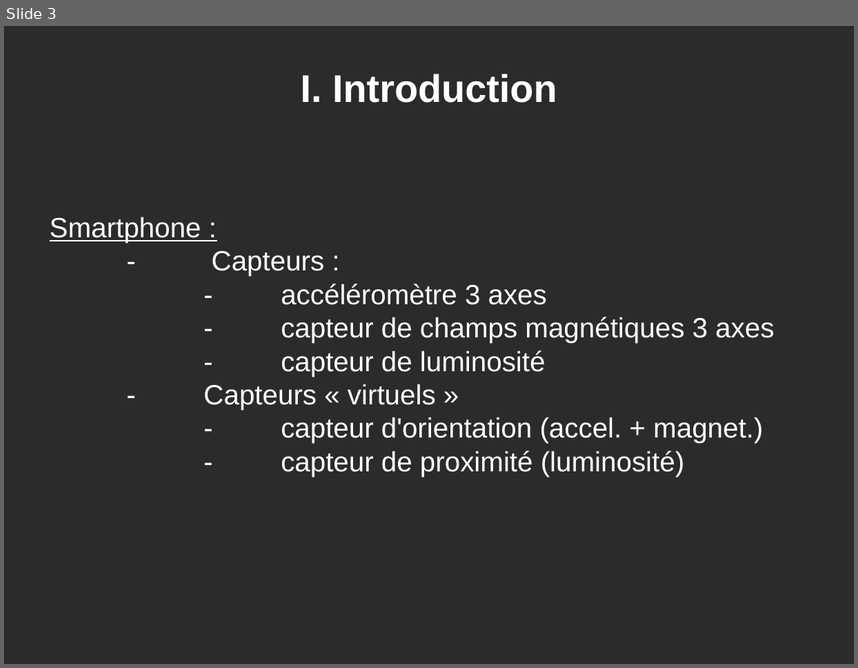
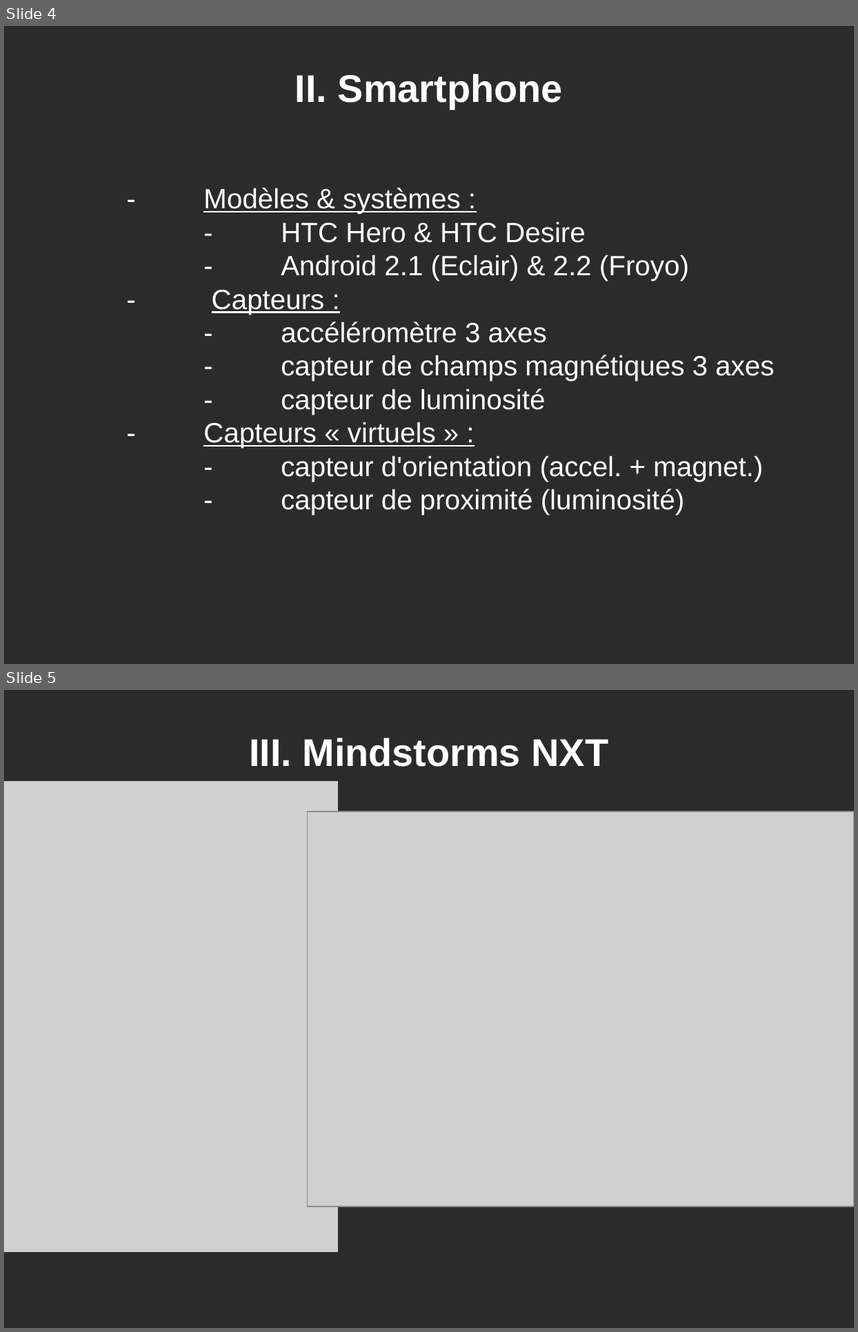
Before and after one commit to Jiboo/bluestorm, a slide deck: docs/slides.odp. Shown one above the other, each under a label of ours: slide 3 before the commit, slides 4 and 5 after it. The pictures are 858x668 and 858x1332 pixels, drawn with LibreOffice and Linux fonts; fonts in the diff are those of the drawing; grey boxes stand for pictures; background and template pictures are left out; a plain dark background stands for a picture behind light text. Boxes give left, top, right and bottom in pixels: in the first picture for what was removed or moved away, otherwise in the second. Text is boxed around its words. In the diff, an @@ line names an element or a change of style, - is before the commit and + after.

```diff
--- a/docs/slides.odp
+++ b/docs/slides.odp
@@ slide 5 added at bbox=[4, 690, 854, 1328], background picture (left out) @@
@@ title added at bbox=[249, 738, 608, 767], 36 pt, text #FFFFFF, bold @@
+III. Mindstorms NXT
@@ picture added at bbox=[4, 781, 338, 1252], 18 pt, text #FFFFFF @@
+￹
@@ picture added at bbox=[308, 811, 854, 1206] @@
@@ what was slide 3 is now slide 4 @@
@@ slide 4 changed as well @@
@@ title at bbox=[295, 74, 563, 109]: text changed @@
-I. Introduction
+II. Smartphone
@@ subtitle "- Modèles & systèmes :": place and size @@
-subtitle "- Modèles & systèmes :" at bbox=[50, 216, 774, 477]
+subtitle "- Modèles & systèmes :" at bbox=[203, 187, 774, 515]
@@ subtitle at bbox=[203, 187, 689, 281]: text changed @@
-Smartphone :
+- Modèles & systèmes :
+- HTC Hero & HTC Desire
+- Android 2.1 (Eclair) & 2.2 (Froyo)
@@ subtitle at bbox=[212, 290, 325, 314]: underline on in "Capteurs :" @@
@@ subtitle at bbox=[203, 421, 436, 448]: text changed @@
-- Capteurs « virtuels »
+- Capteurs « virtuels » :
```
Also in this commit, not shown: 3 other slides changed, 1 other slide added, 1 slide removed.
